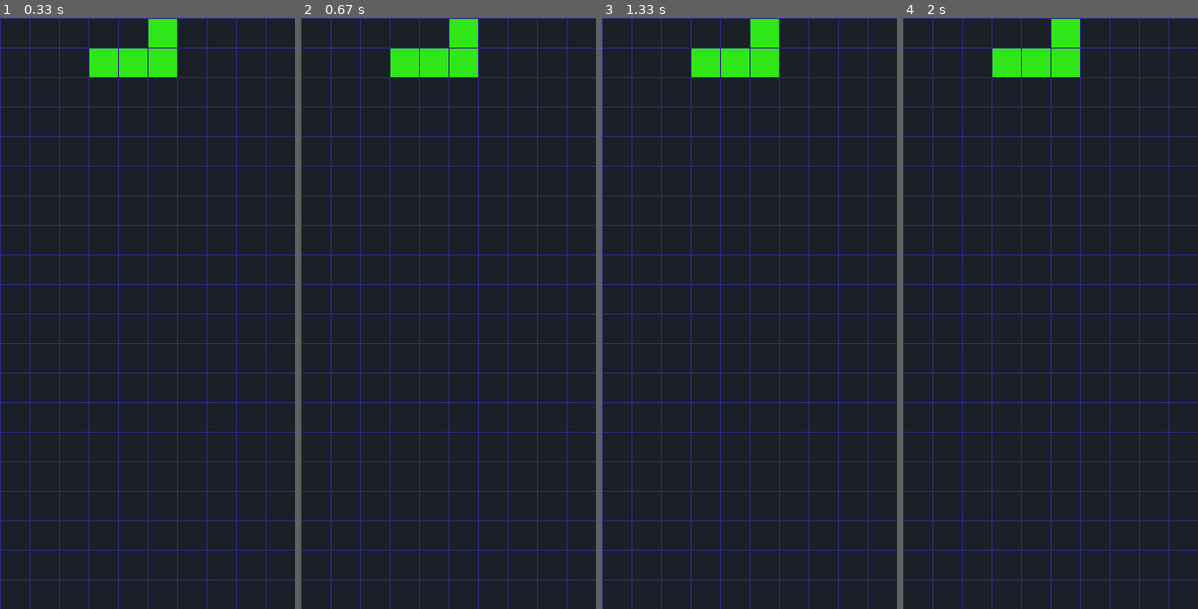
Above: before the commit, frames 1-4 (left to right).
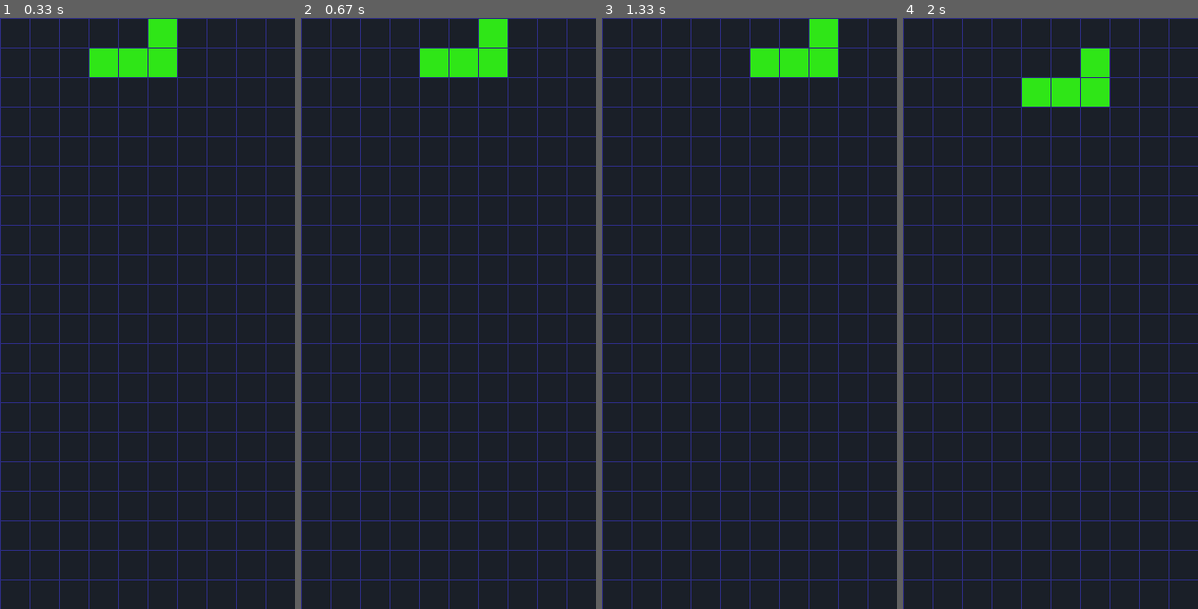
Above: after the commit, the same moments.

Repository: ChechiDev/Pygame-Tetris
Game: pygame game, started from main.py
Same seed, same stepped clock (60 frames per second), same inputs: the game is played once before the commit and once after it.
Inputs:
- Up to frame 1 (0.33 s): no input
- Up to frame 2 (0.67 s): hold Right from 0.33 s (still down)
- Up to frame 3 (1.33 s): release Right at 0.8 s; hold Right 0.83-1.3 s
- Up to frame 4 (2 s): hold Left 1.33-1.87 s; hold Down from 1.9 s (still down)

Frame 1 is identical in both runs. In frame 2, 1.9% of the frame differs, in the area x 30-70%, y 0-10%; in frame 3, 2.8%; in frame 4, 3.7%, in the area x 30-70%, y 0-15%.

Commit message:
ADD: config.py => game global variables UPDT: piece movement by arrow keys added

Diff:
--- /dev/null
+++ b/config.py
@@ -0,0 +1,3 @@
+SCREEN_WIDTH = 300
+SCREEN_HEIGHT = 600
+BACKGROUND_COLOR = (44, 44, 127)  # or (26, 31, 40) for dark grey
--- a/game.py
+++ b/game.py
@@ -38,7 +38,20 @@
         return block
 
 
+    def move_left(self):
+        """ Move the current block one cell to the left """
+        self._current_block.move(0, -1)
+
+    def move_right(self):
+        """ Move the current block one cell to the right """
+        self._current_block.move(0, 1)
+
+    def move_down(self):
+        """ Move the current block one cell down """
+        self._current_block.move(1, 0)
+
+
     def draw(self, screen):
-
+        """ Draw the grid and the current block on the given screen surface """
         self._grid.draw(screen)
         self._current_block.draw(screen)
--- a/main.py
+++ b/main.py
@@ -4,19 +4,16 @@
 # pygame: para crear el juego y manejar gráficos, eventos, etc.
 # sys: para poder cerrar el programa completamente
 import pygame, sys
+from config import *
 from game import Game
 
 # Inicializamos todos los módulos de Pygame
 pygame.init()
 
-# Game colors:
-screen_color = (44, 44, 127) # Black, dark-blue = (44, 44, 127), dark-grey (26, 31, 40)
-
-# Configuramos el tamaño de la ventana del juego
-screen = pygame.display.set_mode((300, 600))
-
 # Establecemos el título de la ventana (aparece en la barra superior)
 pygame.display.set_caption("Python Tetris")
+# Configuramos el tamaño de la ventana del juego
+screen = pygame.display.set_mode((SCREEN_WIDTH, SCREEN_HEIGHT))
 
 # Creamos un reloj para controlar la velocidad del juego (FPS)
 clock = pygame.time.Clock()
@@ -34,10 +31,21 @@
             # Salimos completamente del programa
             sys.exit()
 
+        # Configuramos el movimiento (arrow keys)
+        if event.type == pygame.KEYDOWN:
+            if event.key == pygame.K_LEFT:
+                game.move_left()
+
+            if event.key == pygame.K_RIGHT:
+                game.move_right()
+
+            if event.key == pygame.K_DOWN:
+                game.move_down()
+
+
     # Drawing screen fill
-    screen.fill(screen_color)
+    screen.fill(BACKGROUND_COLOR)
     game.draw(screen)
-
 
     # Actualizamos la pantalla para mostrar cualquier cambio realizado en la ventana
     pygame.display.update()
